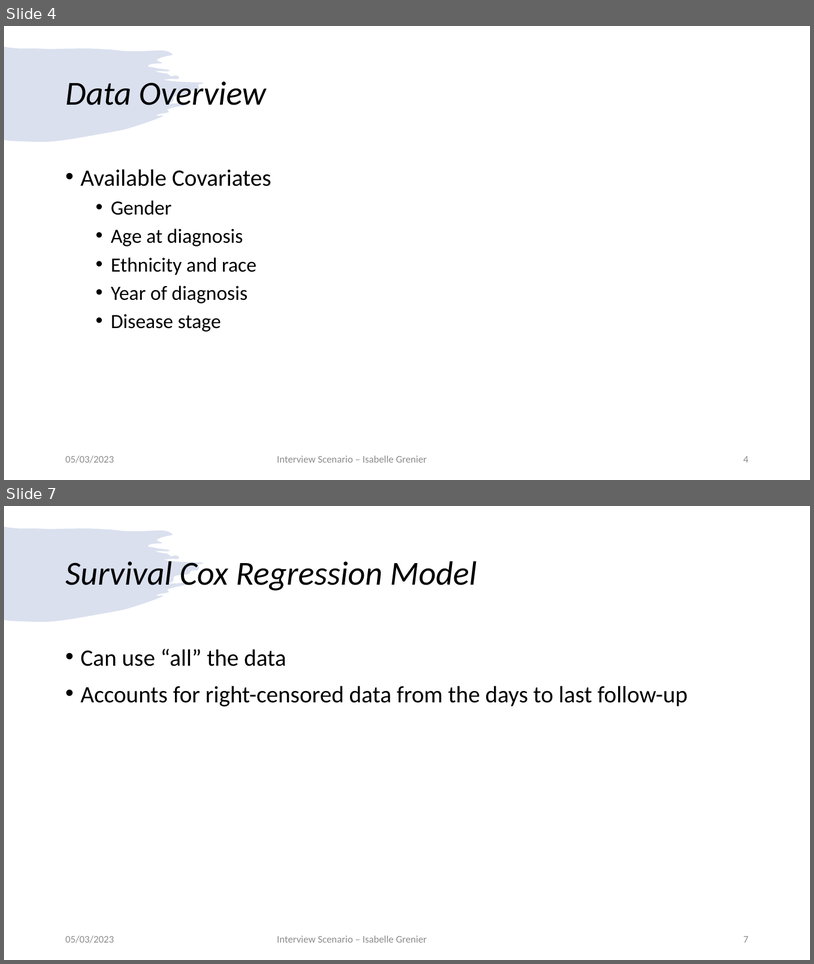
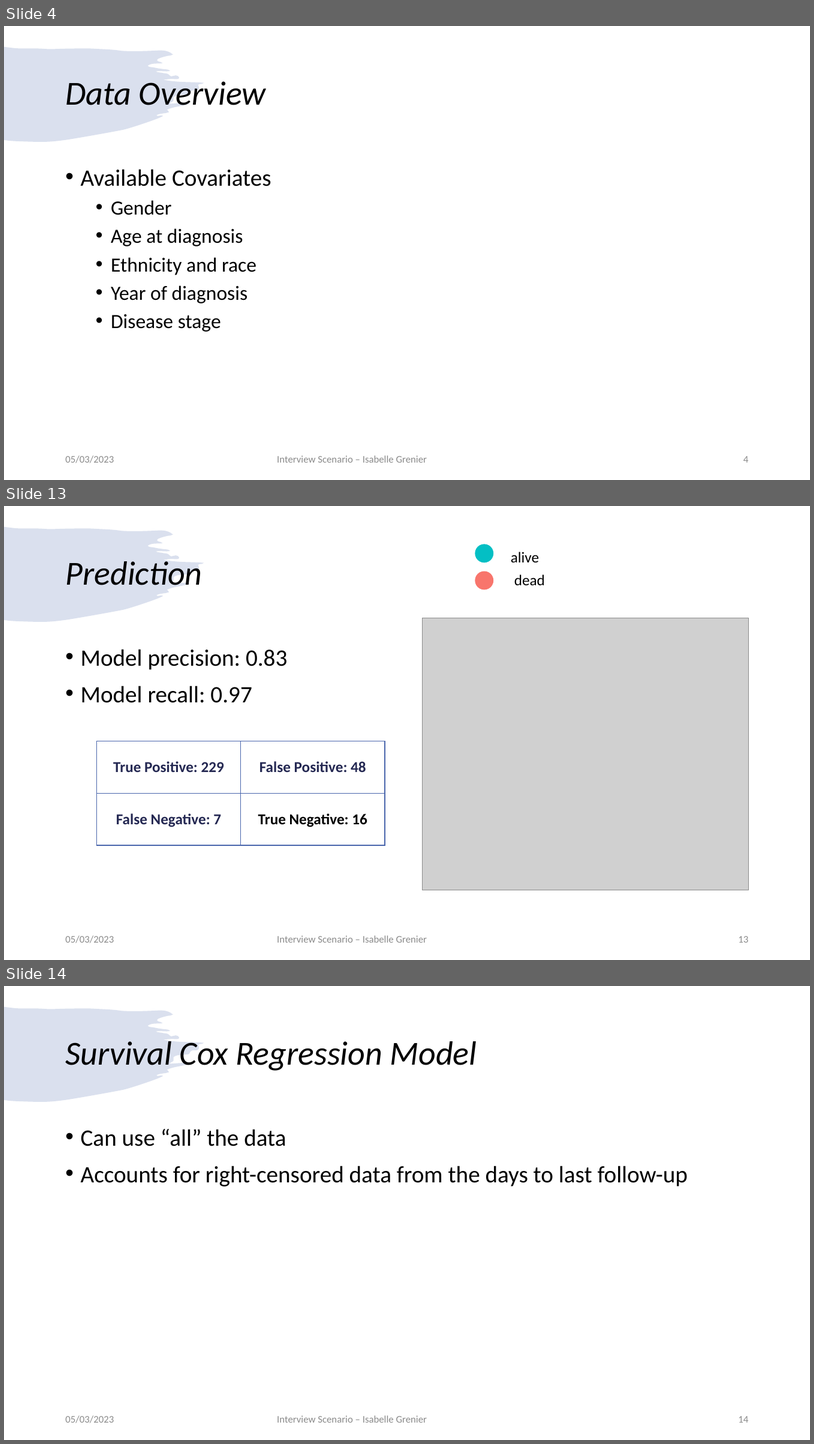
Before and after one commit to igrenier/TCGA_BRCA, a slide deck: presentation_05032023.pptx. Shown one above the other, each under a label of ours: slides 4 and 7 before the commit, slides 4, 13 and 14 after it; the slides between them are not shown. The pictures are 814x964 and 814x1444 pixels, drawn with LibreOffice and Linux fonts; fonts in the diff are those of the drawing; grey boxes stand for pictures. Boxes give left, top, right and bottom in pixels: in the first picture for what was removed or moved away, otherwise in the second. Text is boxed around its words. In the diff, an @@ line names an element or a change of style, - is before the commit and + after.

```diff
--- a/presentation_05032023.pptx
+++ b/presentation_05032023.pptx
@@ slide 13 added at bbox=[4, 506, 810, 960], background #FFFFFF; not listed: 1 template element that a slide beside it also shows @@
@@ ellipse added at bbox=[476, 545, 494, 562], fill #03BFC4, outline #03BFC4 1 pt @@
@@ text added at bbox=[511, 552, 539, 562], 18 pt, text #000000 @@
+alive
@@ title added at bbox=[65, 561, 202, 585], 40 pt, text #000000, italic @@
+Prediction
@@ ellipse added at bbox=[476, 571, 494, 589], fill #F8756C, outline #F8756C 1 pt @@
@@ text added at bbox=[515, 574, 545, 585], 18 pt, text #000000 @@
+dead
@@ picture added at bbox=[423, 618, 749, 890] @@
@@ text added at bbox=[81, 649, 287, 703], 28 pt, text #000000 @@
+• Model precision: 0.83
+• Model recall: 0.97
@@ table added at bbox=[96, 741, 384, 846], 2 rows, 2 columns @@
+True Positive: 229 | False Positive: 48
+False Negative: 7 | True Negative: 16
@@ text added at bbox=[65, 935, 114, 943], 12 pt, text #8C8C8C @@
+05/03/2023
@@ text added at bbox=[277, 935, 427, 942], 12 pt, text #8C8C8C @@
+Interview Scenario – Isabelle Grenier
@@ page number added at bbox=[738, 936, 749, 942], 12 pt, text #8C8C8C @@
+13
@@ what was slide 7 is now slide 14 @@
@@ page number at bbox=[738, 1416, 749, 1422]: text changed @@
-7
+14
```
Also in this commit, not shown: 4 slides changed, 7 other slides added.
